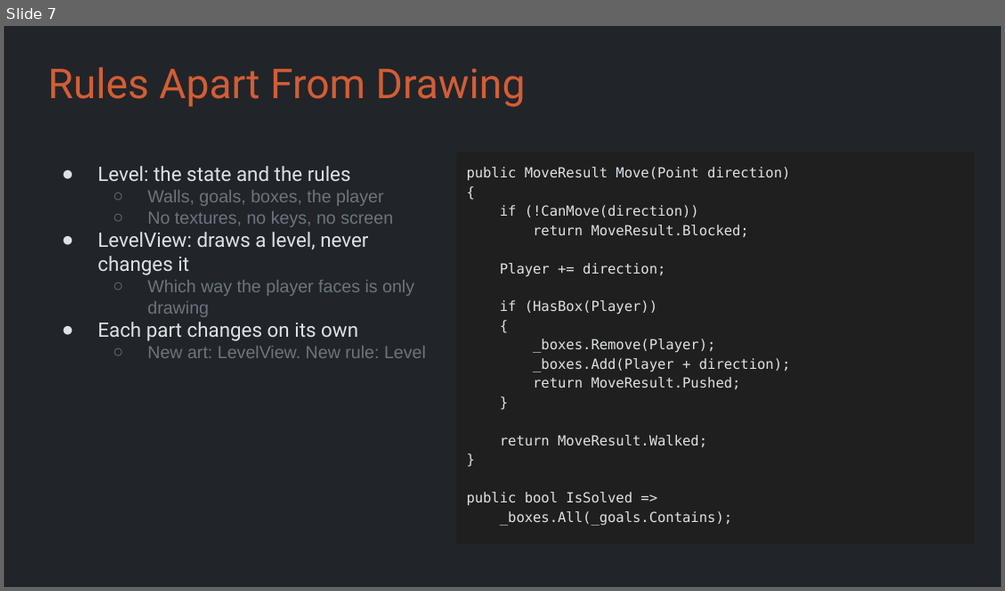
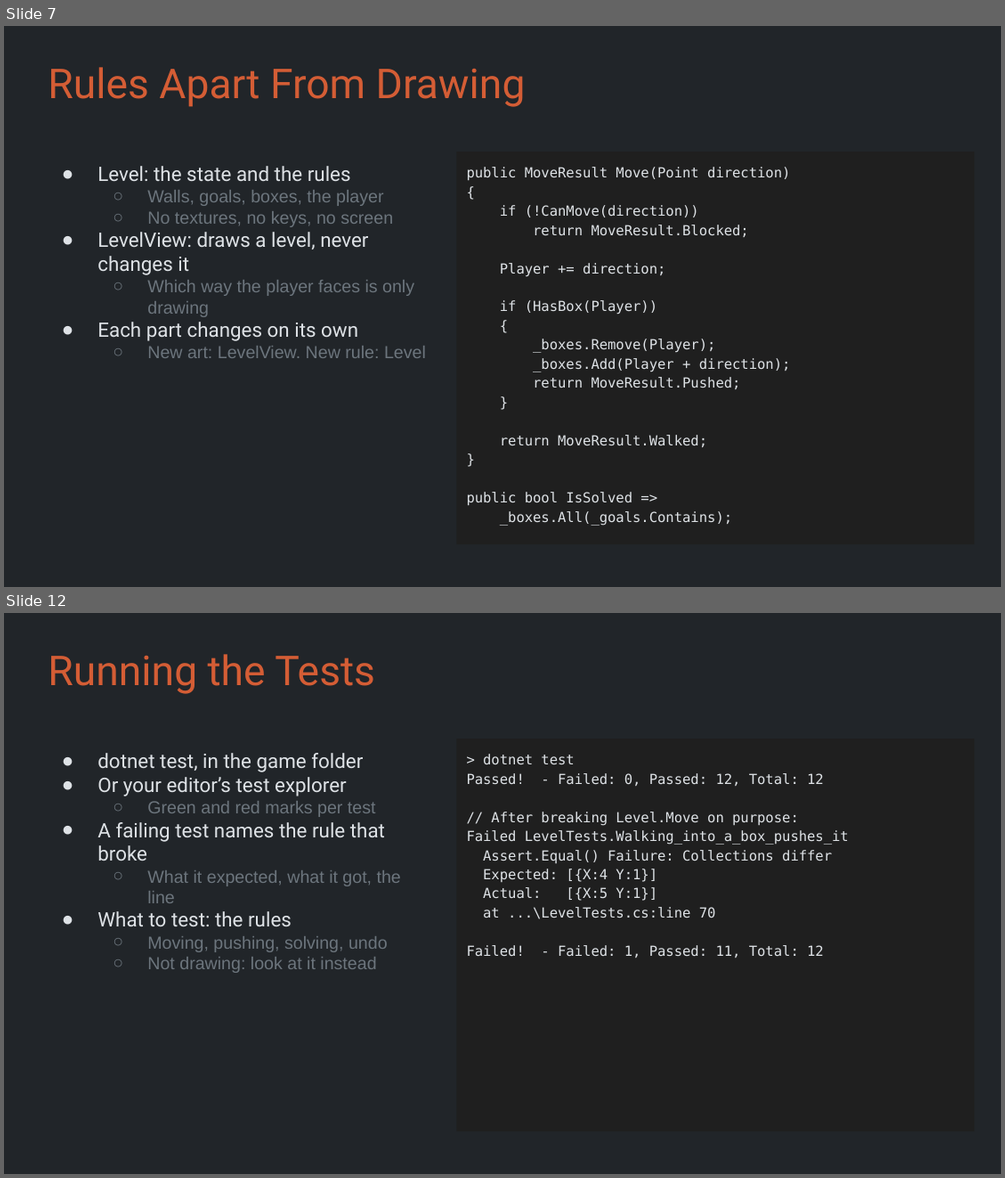
Before and after one commit to Metamate/gar, a slide deck: slides/04 Sokoban.pptx. Shown one above the other, each under a label of ours: slide 7 before the commit, slides 7 and 12 after it; the slides between them are not shown. The pictures are 1005x591 and 1005x1178 pixels, drawn with LibreOffice and Linux fonts; fonts in the diff are those of the drawing. Boxes give left, top, right and bottom in pixels: in the first picture for what was removed or moved away, otherwise in the second. Text is boxed around its words. In the diff, an @@ line names an element or a change of style, - is before the commit and + after.

```diff
--- a/slides/04 Sokoban.pptx
+++ b/slides/04 Sokoban.pptx
@@ slide 12 added at <box>4,613,1001,1174</box>, background #212529 @@
@@ title added at <box>48,654,375,694</box>, 29.7 pt, text #D45D35 @@
+Running the Tests
@@ text added at <box>456,738,974,1131</box>, fill #1F1F1F, 10 pt, text #DEE2E6 @@
+> dotnet test
+Passed! - Failed: 0, Passed: 12, Total: 12
+// After breaking Level.Move on purpose:
+Failed LevelTests.Walking_into_a_box_pushes_it
+Assert.Equal() Failure: Collections differ
+Expected: [{X:4 Y:1}]
+Actual: [{X:5 Y:1}]
+at ...\LevelTests.cs:line 70
+Failed! - Failed: 1, Passed: 11, Total: 12
@@ title added at <box>97,753,388,973</box>, 12.6 pt, text #6C757D @@
+● dotnet test, in the game folder
+● Or your editor’s test explorer
+  ○ Green and red marks per test
+● A failing test names the rule that broke
+  ○ What it expected, what it got, the line
+● What to test: the rules
+  ○ Moving, pushing, solving, undo
+  ○ Not drawing: look at it instead
```
Also in this commit, not shown: 9 slides changed, 3 other slides added, 1 other file.
